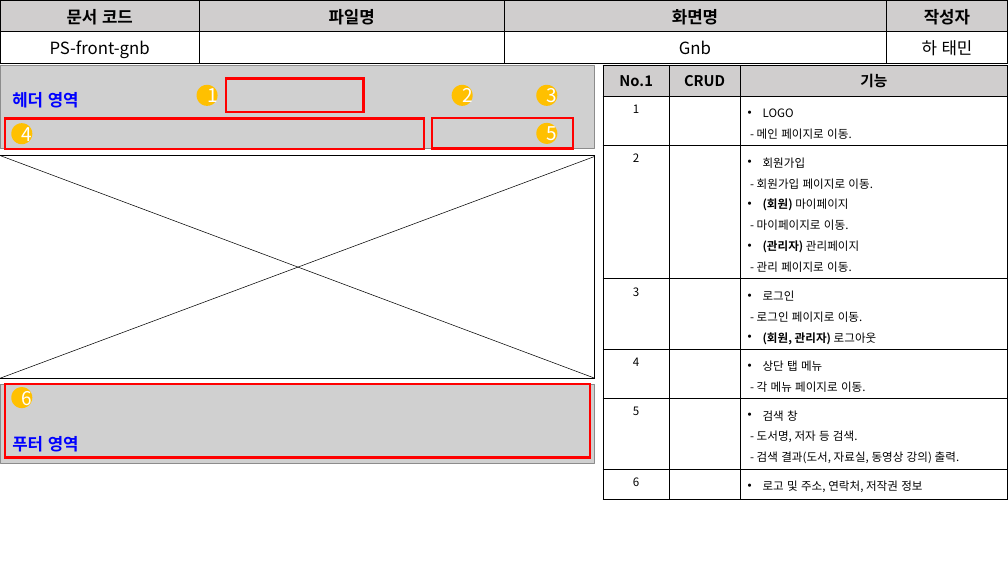
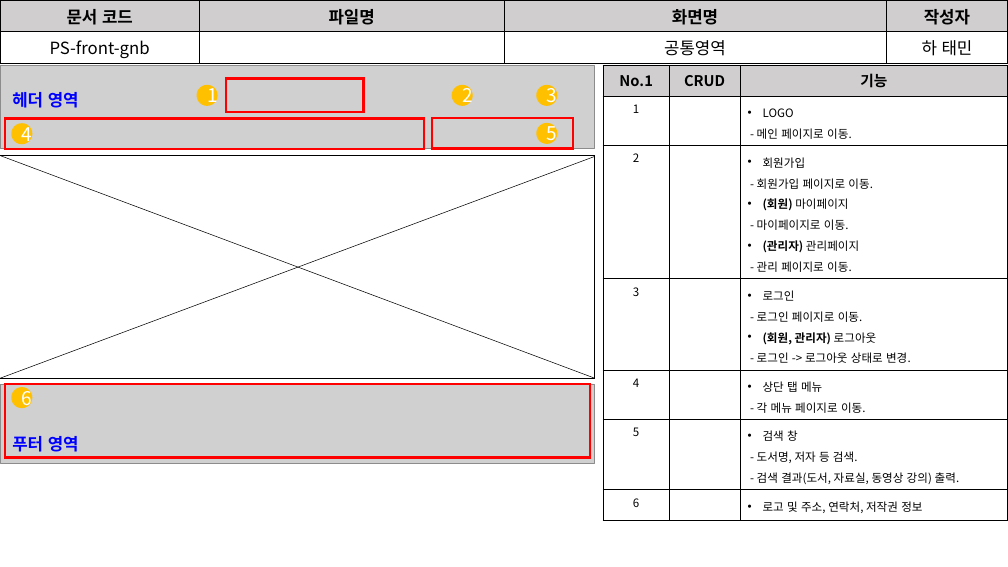
Before and after one commit to David-Ha-1217/Publisher_Portfolio, a slide deck: slide 6 of Documents/화면설계서.pptx. Drawn at 1008x567 pixels with LibreOffice and Linux fonts; fonts in the diff are those of the drawing; grey boxes stand for pictures. Boxes give left, top, right and bottom in pixels: in the first picture for what was removed or moved away, otherwise in the second. Text is boxed around its words. In the diff, an @@ line names an element or a change of style, - is before the commit and + after.

```diff
--- a/Documents/화면설계서.pptx
+++ b/Documents/화면설계서.pptx
@@ table at (0,0,1008,62) @@
-row 2, column 3: Gnb
+row 2, column 3: 공통영역
@@ table at (603,66,1008,517) @@
-row 4, column 3: 로그인 / - 로그인 페이지로 이동. / (회원, 관리자) 로그아웃
+row 4, column 3: 로그인 / - 로그인 페이지로 이동. / (회원, 관리자) 로그아웃 / - 로그인 -> 로그아웃 상태로 변경.
```
Also in this commit, not shown: 7 other slides changed, 2 other files.
